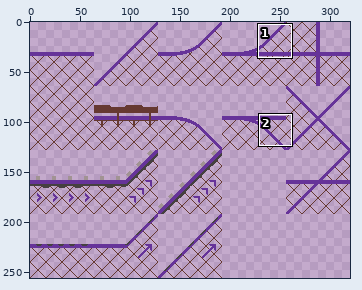
Sprite sheet -- assets/spritesheet.png. The picture above shows the old version from afar; the outline marks the close-up.
Close-up. Old version:
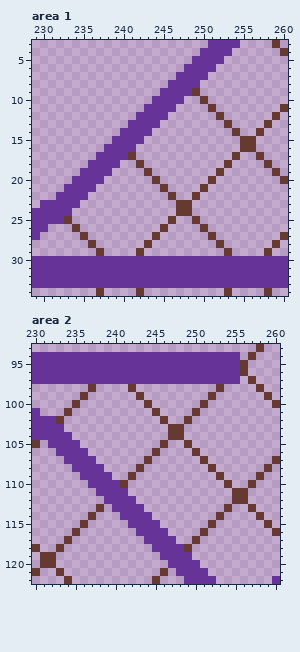
The file is 320x256 pixels. Shown: area 1: x 229..260, y 3..34; area 2: x 230..260, y 93..122.
New version:
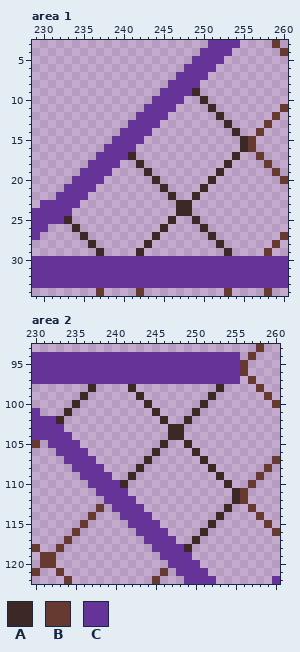
Palette (. is transparent): A #3c2925  B #663931  C #663399
Change:
Area 1:
The edit turns colour B into colour A in row 9 at x 249; in row 10 at x 250; in row 11 at x 251; in row 12 at x 252; in row 13 at x 253; in row 14 at x 254.
The edit turns colour B into colour A in rows 15 to 16 at x 255; in row 17 at x 241 and 254; in row 18 at x 242 and 253; in row 19 at x 243 and 252; in row 20 at x 244 and 251; in row 21 at x 245 and 250.
The edit turns colour B into colour A in row 22 at x 246 and 249; in rows 23 to 24 at x 247 to 248; in row 25 at x 233, 246 and 249; in row 26 at x 234, 245 and 250; in row 27 at x 235, 244 and 251; in row 28 at x 236, 243 and 252.
The edit turns colour B into colour A in row 29 at x 237, 242 and 253.
Area 2:
The edit turns colour B into colour A in row 98 at x 237, 242 and 253; in row 99 at x 236, 243 and 252; in row 100 at x 235, 244 and 251; in row 101 at x 234, 245 and 250; in row 102 at x 233, 246 and 249; in rows 103 to 104 at x 247 to 248.
The edit turns colour B into colour A in row 105 at x 246 and 249; in row 106 at x 245 and 250; in row 107 at x 244 and 251; in row 108 at x 243 and 252; in row 109 at x 242 and 253; in row 110 at x 241 and 254.
The edit turns colour B into colour A in rows 111 to 112 at x 255; in row 113 at x 254; in row 114 at x 253; in row 115 at x 252; in row 116 at x 251; in row 117 at x 250.
The edit turns colour B into colour A in row 118 at x 249.
Where, in picture pixels (left, top, right, bottom), the same in both close-ups:
changed: (128, 88, 248, 256)
changed: (64, 216, 104, 256)
changed: (56, 384, 96, 424)
changed: (120, 384, 240, 552)
